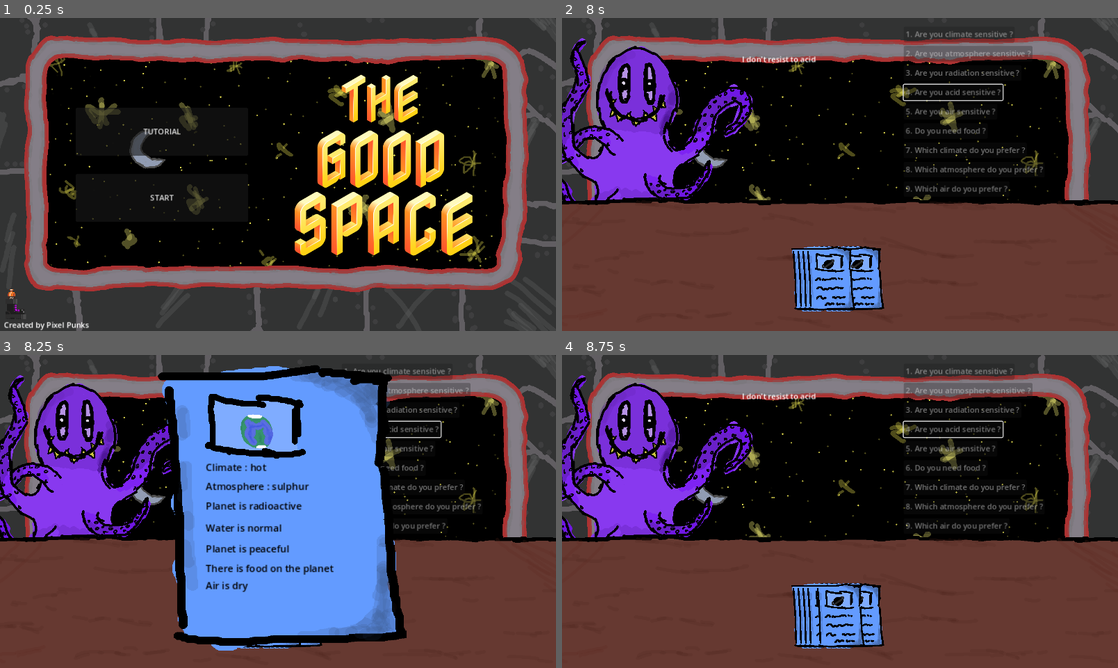
Above: before the commit, frames 1-4 (two rows, left to right).
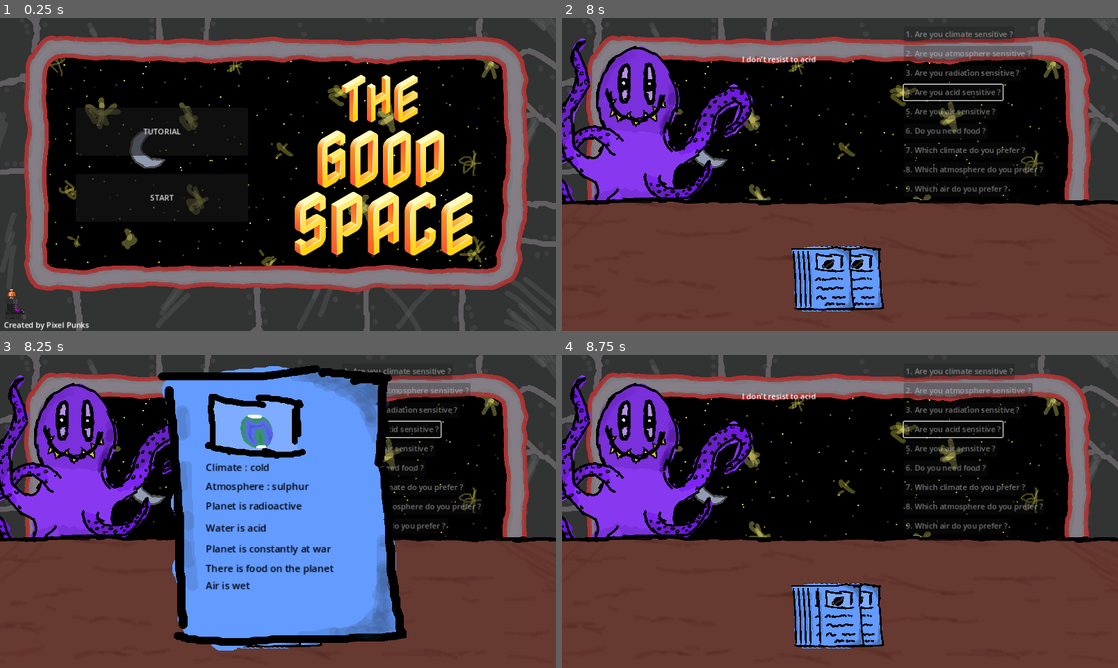
Above: after the commit, the same moments.

Repository: Pixel-Punks/trijam-289
Game: Godot game, scene res://scenes/start_screen.tscn
The game is run twice, just before and just after one commit, with the same random seed, the same clock (stepped at 60 frames per second) and the same inputs.
Inputs (mouse positions are in pixels of both pictures, inside the frame that each line leads up to):
- Up to frame 1 (0.25 s): no input
- Up to frame 2 (8 s): click "START" at 0.5 s; click "1. Are you climate sensitive ?" at 1.25 s; click "2. Are you atmosphere sensiti…" at 2 s; click "3. Are you radiation sensitiv…" at 2.75 s; click "4. Are you acid sensitive ?" at 3.5 s; move the mouse to (817, 277) at 4.27 s; press the mouse at (817, 277) at 4.28 s; tap Enter at 5, 6.5 s; move the mouse to (823, 277) at 5.02 s; release the mouse at (823, 277) at 5.03 s; click (823, 277) at 5.1 s; tap Space at 5.75, 7.25 s; move the mouse to (823, 277) at 5.77 s; press the mouse at (823, 277) at 5.78 s; right-click (823, 277) at 5.85 s; move the mouse to (828, 277) at 6.52 s; release the mouse at (828, 277) at 6.53 s; click (828, 277) at 6.6 s; move the mouse to (828, 277) at 7.27 s; press the mouse at (828, 277) at 7.28 s
- Up to frame 3 (8.25 s): tap Enter at 8 s; move the mouse to (278, 614) at 8.02 s; release the mouse at (278, 614) at 8.03 s; right-click (278, 614) at 8.1 s
- Up to frame 4 (8.75 s): click (840, 614) at 8.3 s

Frames 1-2 are identical in both runs. In frame 3, 0.4% of the frame differs, in the area x 41-60%, y 34-76%; in frame 4, nothing differs.

Commit message:
[feat] game now loops

Diff:
--- a/scripts/game_manager.gd
+++ b/scripts/game_manager.gd
@@ -67,7 +67,25 @@
 
 # Called when the node enters the scene tree for the first time.
 func _ready():
+	start()
+
+func start():
 	print("GM")
+	aliens = []
+	cards = []
+	planets = []
+	score = 0
+	highest_grabbable_z_index = 0
+	planet_details_shown = false
+	planet_for_details = null
+	isDragging = false
+	alien = null
+	current_traveler = 0
+	dialogManager = DialogManager.new()
+	question_left = 4
+	aliens_that_died = 0
+	is_game_over = false
+
 	for i in range(10):
 		var alien : Alien = Alien.new()
 		var planet : Planet = Planet.new()
@@ -128,7 +146,7 @@
 		if (planet.air == alien.air):
 			score += 25
 
-	if (current_traveler < 9):
+	if (current_traveler < aliens.size() - 1):
 		current_traveler += 1
 		alien = aliens[current_traveler]
 	else:
--- a/scripts/start_screen.gd
+++ b/scripts/start_screen.gd
@@ -11,6 +11,7 @@
 
 func _on_start_pressed() -> void:
 	$AudioStreamPlayer.stop()
+	GManager.start()
 	get_tree().change_scene_to_file("res://scenes/game_screen.tscn")
 
 
